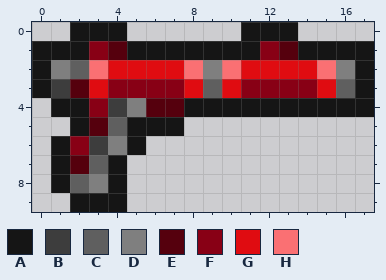
File history of a pixel-art sprite, Weapons/Ranged/LiveDartGun.png. The picture above was drawn from the file before the commit.
The file is 36x20 pixels, drawn in blocks of 2x2; one block is one cell here.
Palette (. is transparent): A #151515  B #3d3d3d  C #5f5f5f  D #7f7f7f  E #55000d  F #880015  G #e00c11  H #fa7073
Pixels before, first column x 0:
 0 ..AAA......AAA....
 1 AAAFEAAAAAAAFEAAAA
 2 ADCHGGGGHDHGGGGHDA
 3 ABEGFFFFGCGFFFFGCA
 4 .AAFBDEEAAAAAAAAAA
 5 ..AECAAA..........
 6 .AFBDA............
 7 .AECA.............
 8 .ACDA.............
 9 ..AAA.............
After the commit:
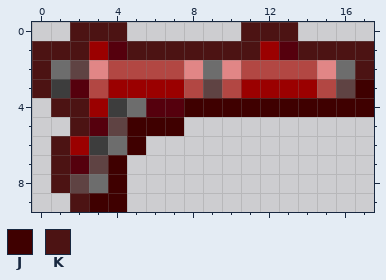
Colours new in this view: J #3f0000  K #4c1313
From old to new:
colour C: #5f5f5f -> #5f4343
colour D: #7f7f7f -> #6d6d6d
colour F: #880015 -> #9b0000
colour G: #e00c11 -> #b24743
colour H: #fa7073 -> #e18686
Changed rows in their new state; - is a pixel that keeps its letter.
first column x 0:
 0 --KKK------KKK----
 1 KKK--KKKKKKK--KKKK
 2 K----------------K
 3 K----------------J
 4 -KK-----JJJJJJJJJJ
 5 --K--JJJ----------
 6 -K---J------------
 7 -K--J-------------
 8 -K--J-------------
 9 --KJJ-------------
Where, in picture pixels (left, top, right, bottom), the same in both pictures:
changed: (32, 22, 374, 212)
